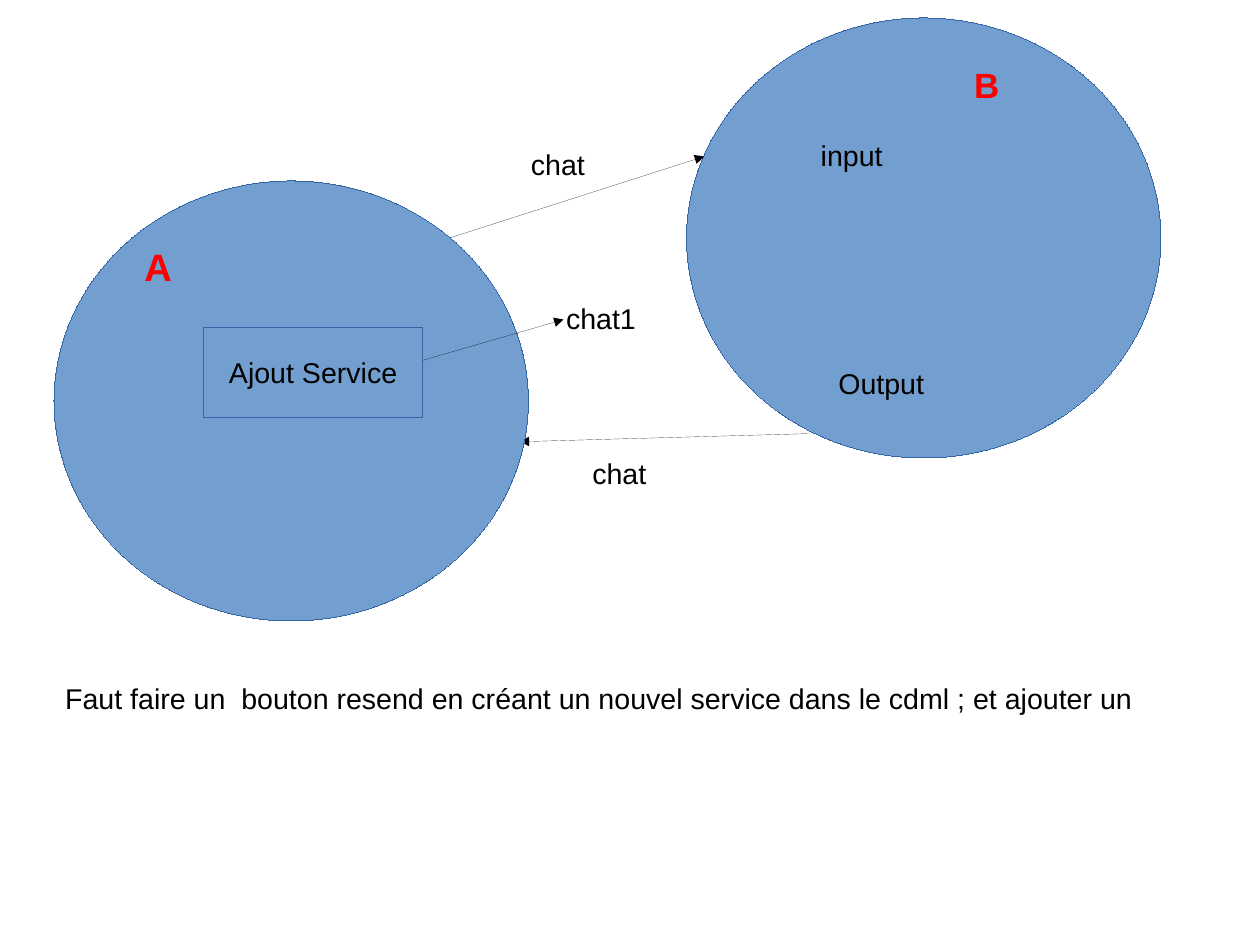
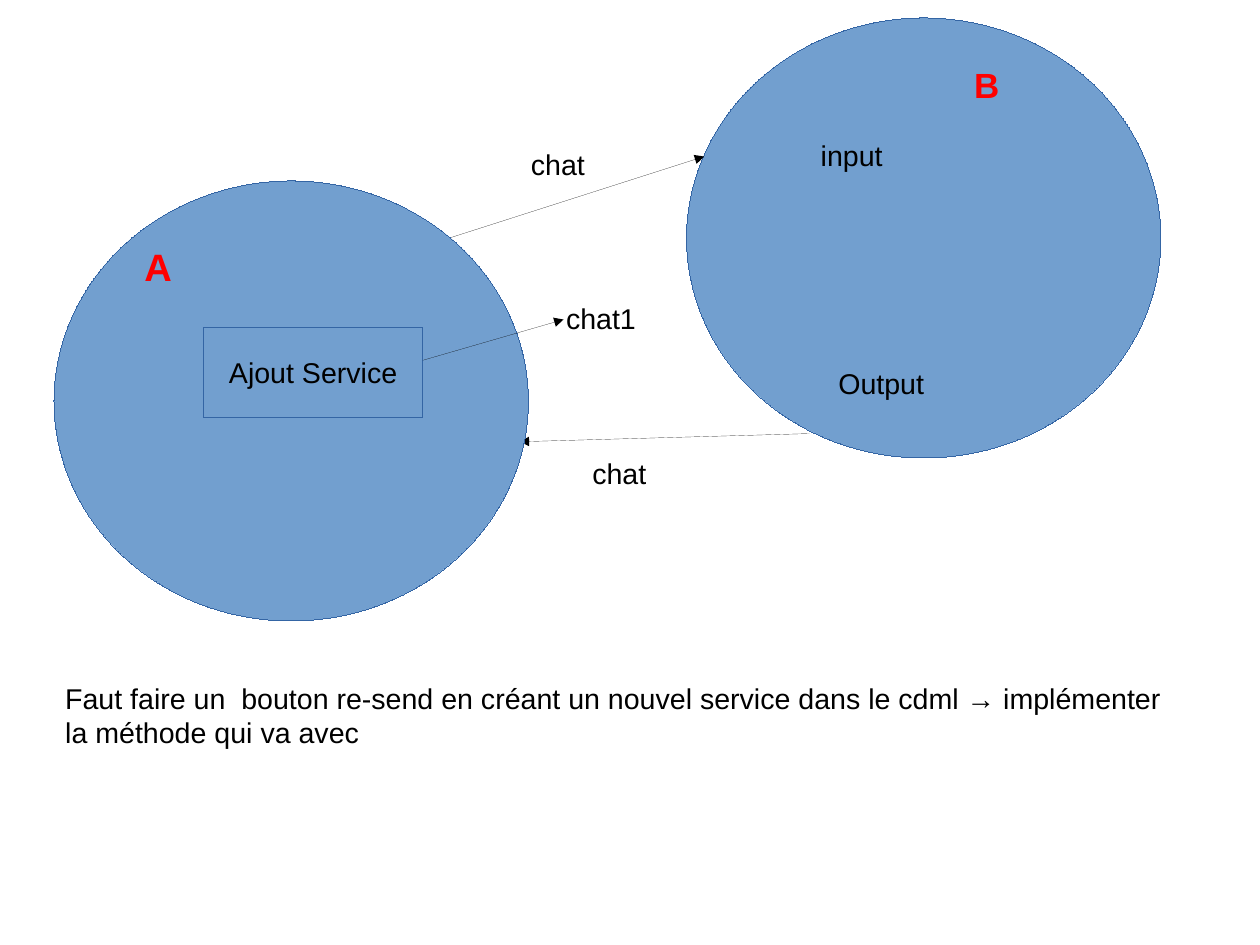
Before and after one commit to KourdacheHoussam/P2PChatTest, a slide deck: slide 1 of pairTopairChat.odp. Drawn at 1260x945 pixels with LibreOffice and Linux fonts; fonts in the diff are those of the drawing. Boxes give left, top, right and bottom in pixels: in the first picture for what was removed or moved away, otherwise in the second. Text is boxed around its words. In the diff, an @@ line names an element or a change of style, - is before the commit and + after.

```diff
--- a/pairTopairChat.odp
+++ b/pairTopairChat.odp
@@ text at box(65, 688, 1160, 749): text changed @@
-Faut faire un bouton resend en créant un nouvel service dans le cdml ; et ajouter un
+Faut faire un bouton re-send en créant un nouvel service dans le cdml → implémenter la méthode qui va avec
```
Also in this commit, not shown: 2 slides added, 2 other files.
